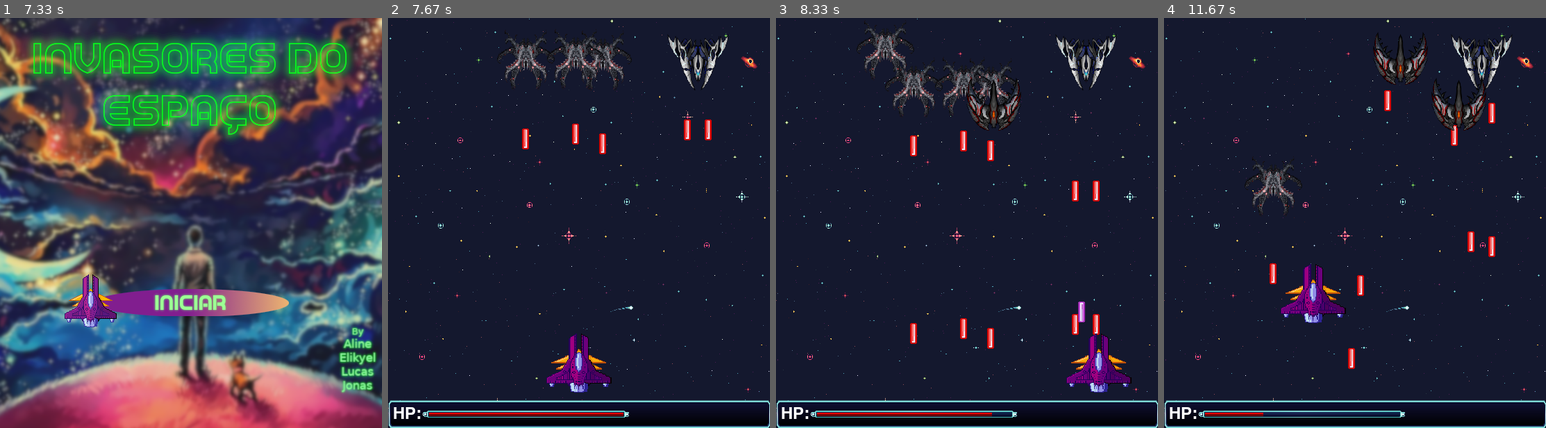
Above: before the commit, frames 1-4 (left to right).
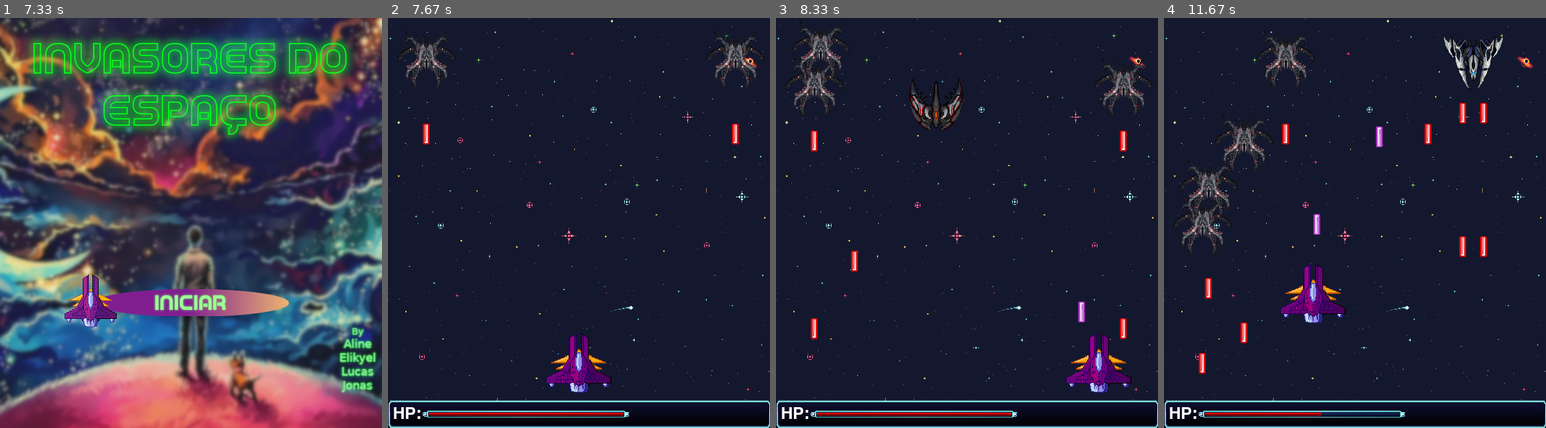
Above: after the commit, the same moments.

Repository: cjs-13/Projeto_pygame
Game: pygame game, started from main.py
Same seed, same stepped clock (60 frames per second), same inputs: the game is played once before the commit and once after it.
Inputs (mouse positions are in pixels of both pictures, inside the frame that each line leads up to):
- Up to frame 1 (7.33 s): no input
- Up to frame 2 (7.67 s): click (579, 206) at 7.38 s
- Up to frame 3 (8.33 s): hold U 7.67-8.13 s; hold Right 7.67-8.13 s; move the mouse to (882, 190) at 7.7 s; hold L from 8.17 s (still down); hold Right from 8.17 s (still down); tap Space at 8.23 s; tap U at 8.32 s
- Up to frame 4 (11.67 s): tap Space at 8.53, 8.73, 9.03, 9.23, 9.57, 9.87, 10.07, 10.37, 10.63, 10.97, 11.27, 11.4 s; release L at 8.63 s; release Right at 8.63 s; hold Right 8.67-9.13 s; hold Up 9.17-9.47 s; hold Right 9.5-9.97 s; tap U at 9.65, 11.05 s; hold Left 10-10.53 s; hold Down 10.57-10.87 s; hold Left 10.9-11.3 s; hold Up from 11.33 s (still down)

Frame 1 is identical in both runs. In frame 2, 3.8% of the frame differs, in the area x 2-99%, y 3-34%; in frame 3, 6.8%; in frame 4, 6.9%, in the area x 2-92%, y 3-98%.

Commit message:
Adicionado sistema de fase
O sistema de foi foi adicionado

Diff:
--- a/main.py
+++ b/main.py
@@ -18,15 +18,19 @@
 
 # FUNÇÕES PARA TORNAR O CÓDIGO MENOS VERBOSO
 
+
 def carrega_imagem(caminho, nome_imagem):
     return pygame.image.load(os.path.join(caminho, nome_imagem))
 
+
 def muda_escala(imagem, escala):
     return pygame.transform.scale(imagem, escala)
 
 # CARREGANDO IMAGENS
 
 # Tela inicial e Menu Principal
+
+
 TEXTO = carrega_imagem("assets", "nome.png").convert_alpha()
 BG_INICIO = carrega_imagem("assets", "fundo.png")
 B_INICIAR = carrega_imagem("assets", "iniciar.png")
@@ -63,6 +67,7 @@
 
 # DEFINIÇÃO DAS CLASSES
 
+
 class Laser():
     def __init__(self, x, y, img, nave, arma):
         self.x = x + nave.arma_x[arma]
@@ -77,7 +82,7 @@
         self.arma = arma
 
     def drawinterno(self, tela):
-        tela.blit(self.img, (int(self.x) , int(self.y) ))
+        tela.blit(self.img, (int(self.x), int(self.y)))
 
     def fora_tela(self):
         return (self.y <= 0 or self.y >= ALTURA) or (self.x <= 0 or self.x >= LARGURA)
@@ -97,7 +102,7 @@
         if self.fora_tela():
             lasers.remove(self)
 
-    def colisaointerno(self, naves,lasers):
+    def colisaointerno(self, naves, lasers):
         for nave in naves:
             if nave.layer != self.damagetype and self.colisao(nave):
                 self.hp -= 1
@@ -108,6 +113,7 @@
     def testevida(self, lasers):
         if self.hp < 1:
             lasers.remove(self)
+
 
 class Nave():
     def __init__(self, x, y):
@@ -205,6 +211,7 @@
             self.atirarinterno(1, lasers)
             self.atirarinterno(2, lasers)
 
+
 class Jogador(Nave):
     def __init__(self, x, y):
         super().__init__(x, y)
@@ -230,6 +237,7 @@
     def draw_hp(self, tela):
         tela.blit(self.hp_img[0], (50, ALTURA + 15))
         tela.blit(muda_escala(self.hp_img[1], (28 * self.hp, 5)), (59, ALTURA + 18))
+
 
 class Inimigo(Nave):
     def __init__(self, x, y, ai):
@@ -262,6 +270,7 @@
 
     def fora_tela(self, altura):
         return self.y >= altura
+
 
 class Boss(Nave):
     def __init__(self, x, y, ai):
@@ -296,8 +305,64 @@
         self.arma_y[2] = self.y - 80
         self.arma_y[3] = self.y - 80
 
+
+class Fase():
+    def __init__(self):
+        self.fase = 0
+        self.wave = 0
+        self.counter = -1
+        self.counteracive = True
+        self.dificuty = 1
+
+    def criar_inimigo(self, x, y, ai, naves):  # cria um inimigo
+        inimigotempo = Inimigo(x, y, ai)
+        naves.append(inimigotempo)
+
+    def direcionar_fase(self,naves):  # testa em qual fase esta e roda ela
+        if self.fase == 0:
+            self.faseid0(naves)
+
+    def sem_inimigos(self, naves):  # olha se tem inimigos e reativa o contador
+        if len(naves) < 2:
+            self.counteracive = True
+
+    def counter_tick(self):
+        if self.counteracive:  # anda o contador se ele estiver ativo
+            self.counter += 1
+
+    def wave_id0(self, naves):  # onda de id 0, spawna inimigos e uma formação de / \
+        if self.counter % (120 / self.dificuty) != 0:
+            self.counteracive = True
+        elif self.counter == 0: # spawna inimigos quando o counter e igual a 0
+            self.criar_inimigo(5, 0, 0, naves)
+            self.criar_inimigo(450, 0, 0, naves)
+        elif self.counter == 120 / self.dificuty:  # spawna inimigos quando o counter e igual a 120 na dificuldade 1
+            self.criar_inimigo(65, 0, 0, naves)
+            self.criar_inimigo(390, 0, 0, naves)
+        elif self.counter == 240 / self.dificuty:  # spawna inimigos quando o counter e igual a 240 na dificuldade 1
+            self.criar_inimigo(125, 0, 0, naves)
+            self.criar_inimigo(330, 0, 0, naves)
+        elif self.counter == 360 / self.dificuty:  # spawna inimigos quando o counter e igual a 360 na dificuldade 1
+            self.criar_inimigo(185, 0, 0, naves)
+            self.criar_inimigo(270, 0, 0, naves)
+        elif self.counter == 480 / self.dificuty:  # termina a onda quando o counter e igual a 480 na dificuldade 1
+            self.counter = -1  # reseta o contador
+            self.wave += 1  # anda para a proxima onda
+            self.counteracive = False  # desativa o contador
+
+    def faseid0(self, naves):  # a primeira fase
+
+        if self.wave == 0:  # onda 1
+            self.wave_id0(naves)
+
+        elif self.wave == 1 and self.counteracive is False:  # testa se ainda tem inimigos antes de avançar as ondas
+            self.sem_inimigos(naves)
+
+        elif self.wave == 1:  # onda 2
+            self.wave_id0(naves)
+
 def testa_colisao(obj1, obj2):
-    # obj1 == Laser, obj2 == Nave atingida, obj3 == Nave que disparou
+    # obj1 == Laser, obj2 == Nave atingida
     diff_x = obj2.x - obj1.x
     diff_y = obj2.y - obj1.y
     return obj1.mascara.overlap(obj2.mascara, (int(diff_x),int(diff_y))) != None
@@ -311,6 +376,7 @@
     jogador = Jogador(LARGURA//2 - NAVE_PRINCIPAL.get_width()/2, ALTURA - 100)
     naves.append(jogador)
     lasers = list()
+    fase = Fase()
     hp_label = FONT_PRINCIPAL.render("HP:", True, BRANCO)
 
     while jogando:
@@ -318,9 +384,8 @@
         TELA.blit(BG, (0, 0))
 
         # Spawn aleatório de inimigos
-        if len(naves) < 5:
-            inimigotempo = Inimigo(random.randint(0, 450), 0, random.randint(0, 2))
-            naves.append(inimigotempo)
+        '''if len(naves) < 5:
+            fase.criar_inimigo(random.randint(5, 450), 0, random.randint(0, 2), naves)'''
 
         for event in pygame.event.get():
             if event.type == pygame.QUIT:
@@ -331,14 +396,13 @@
                 if event.key == pygame.K_ESCAPE:
                     jogando = False
                 if event.key == pygame.K_u:
-                    inimigotempo = Inimigo(random.randint(100, 450), 0, random.randint(0, 2))
-                    naves.append(inimigotempo)
+                    fase.criar_inimigo(random.randint(5,450),0,random.randint(0,2) , naves)
 
                 if event.key == pygame.K_l:
                     jogador.firerateup()
 
                 if event.key == pygame.K_k:
-                    jogador.fireratedown()
+                    fase.comecar_fase0(naves)
 
         keys = pygame.key.get_pressed()
         if (keys[pygame.K_a] or keys[pygame.K_LEFT]) and jogador.x - jogador_vel > 0:
@@ -357,6 +421,7 @@
             laser.colisaointerno(naves, lasers)
             laser.testevida(lasers)
             laser.drawinterno(TELA)
+
         for nave in naves:
             nave.reduzirtimers()
             nave.testevida(naves)
@@ -366,6 +431,9 @@
         TELA.blit(BARRA_INF, (0, ALTURA))
         jogador.draw_hp(TELA)
         TELA.blit(hp_label, (7, ALTURA + 7))
+
+        fase.direcionar_fase(naves)
+        fase.counter_tick()
 
         pygame.display.flip()
 
@@ -506,7 +574,7 @@
         # Colocando imagens na tela
         TELA.blit(TEXTO,(largura_nome,altura_nome))
         TELA.blit(NAVE_PRINCIPAL, (largura_nave, altura_nave_p))
-        TELA.blit(girar(NAVES_INIMIGAS[0]), (largura_nave_i1, altura_nave_i1))
+        TELA.blit(girar(NAVES_INIMIGAS[0]), (int(largura_nave_i1), int(altura_nave_i1)))
         TELA.blit(girar(NAVES_INIMIGAS[1]), (largura_nave_i2, altura_nave_i2))
         TELA.blit(girar(NAVES_INIMIGAS[2]), (largura_nave_i3, altura_nave_i3))
         TELA.blit(girar(NAVES_INIMIGAS[3]), (largura_boss, altura_nave_b))
